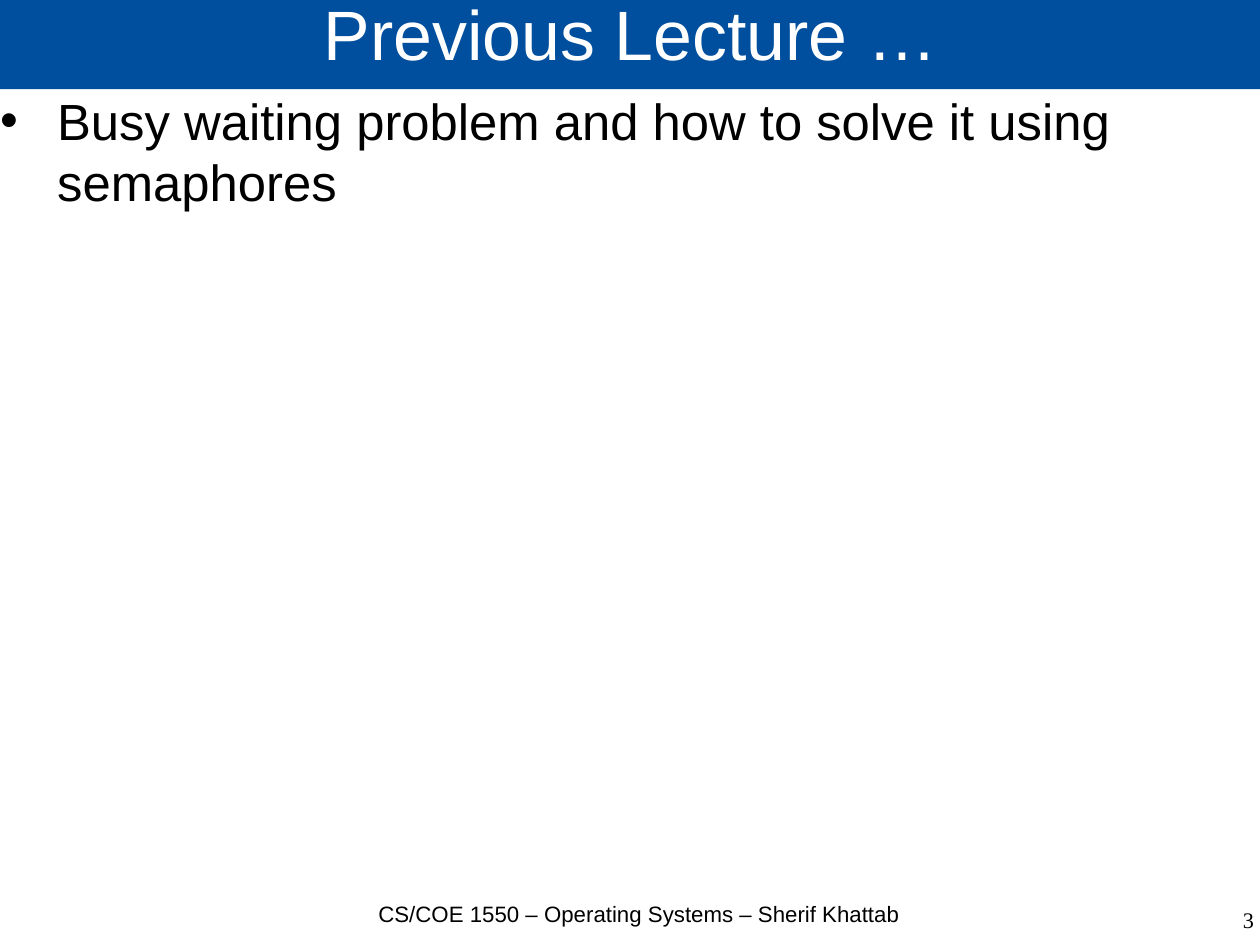
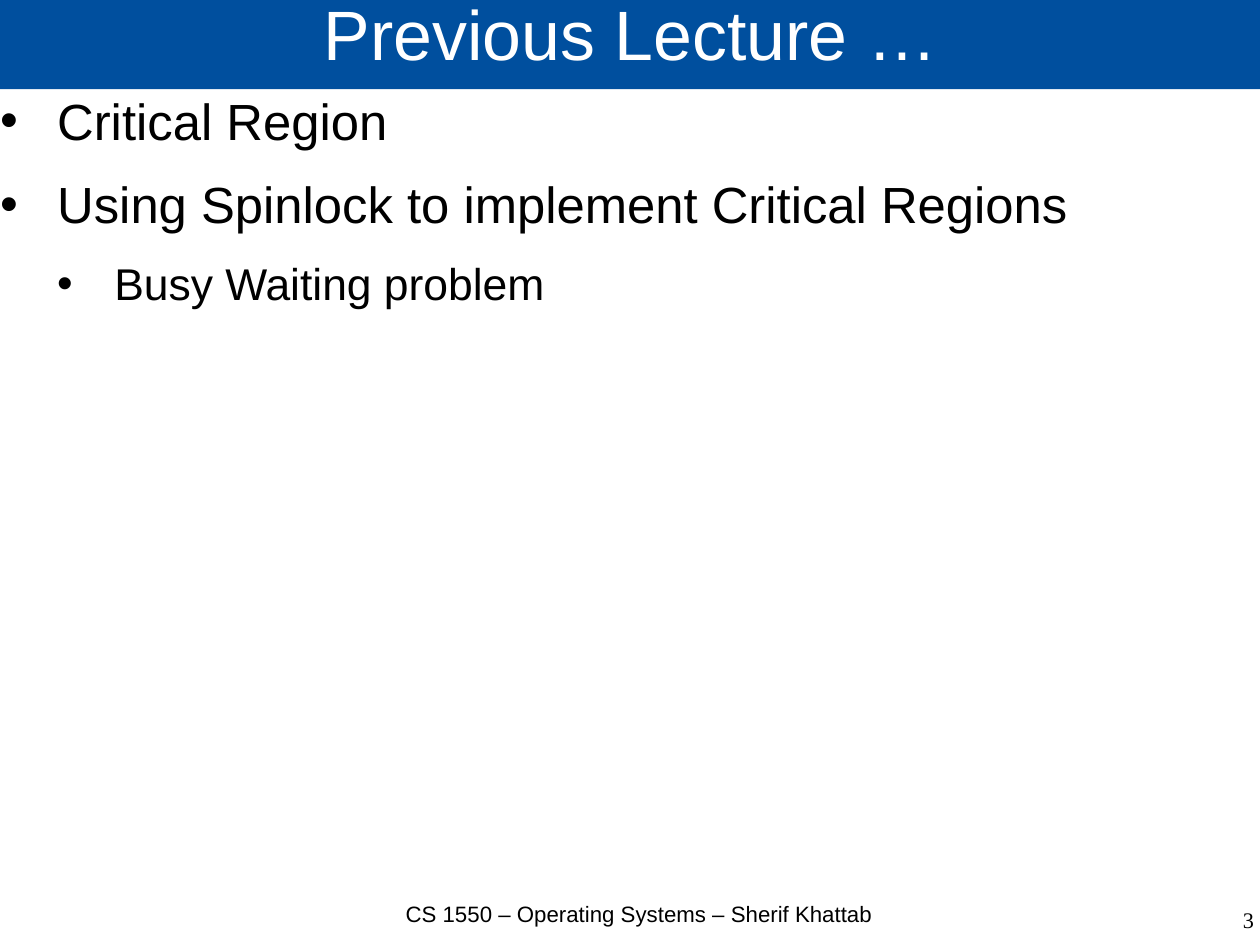
Before and after one commit to cs1550-2244/cs1550-code-handouts, a slide deck: slide 3 of DraftSlides/Lecture4.pptx. Drawn at 1260x945 pixels with LibreOffice and Linux fonts; fonts in the diff are those of the drawing. Boxes give left, top, right and bottom in pixels: in the first picture for what was removed or moved away, otherwise in the second. Text is boxed around its words. In the diff, an @@ line names an element or a change of style, - is before the commit and + after.

```diff
--- a/DraftSlides/Lecture4.pptx
+++ b/DraftSlides/Lecture4.pptx
@@ text at bbox=[57, 103, 1067, 310]: text changed @@
-• Busy waiting problem and how to solve it using semaphores
+• Critical Region
+• Using Spinlock to implement Critical Regions
+  • Busy Waiting problem
@@ text at bbox=[406, 906, 872, 927]: text changed @@
-CS/COE 1550 – Operating Systems – Sherif Khattab
+CS 1550 – Operating Systems – Sherif Khattab
```
Also in this commit, not shown: 9 other slides changed, 11 slides added, 3 other files.
